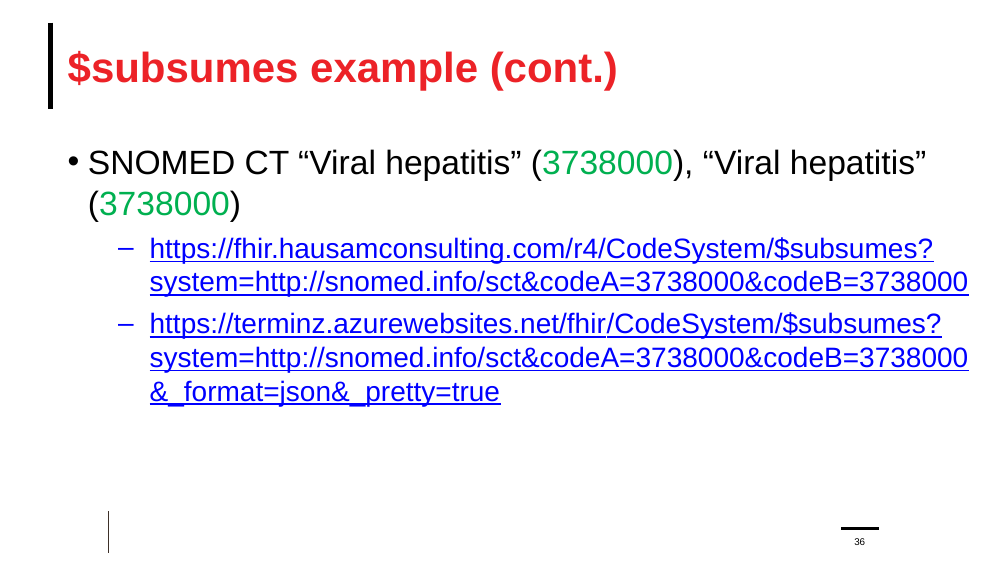
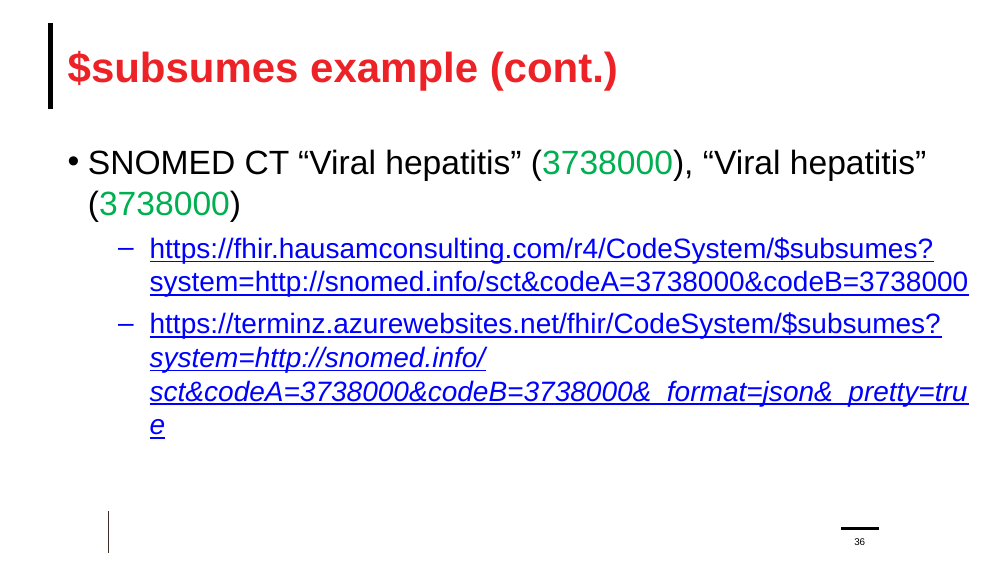
Before and after one commit to FHIR/documents, a slide deck: slide 36 of presentations/2024-04 Webinars/FHIR-Terminology-Part-2-2024-04-24.pptx. Drawn at 1008x567 pixels with LibreOffice and Linux fonts; fonts in the diff are those of the drawing; background and template pictures are left out. Boxes give left, top, right and bottom in pixels: in the first picture for what was removed or moved away, otherwise in the second. Text is boxed around its words. In the diff, an @@ line names an element or a change of style, - is before the commit and + after.

```diff
--- a/presentations/2024-04 Webinars/FHIR-Terminology-Part-2-2024-04-24.pptx
+++ b/presentations/2024-04 Webinars/FHIR-Terminology-Part-2-2024-04-24.pptx
@@ text at (150,312,968,406): text changed; italic on @@
-  – https://terminz.azurewebsites.net/fhir/CodeSystem/$subsumes?system=http://snomed.info/sct&codeA=3738000&codeB=3738000 &_format=json&_pretty=true
+  – https://terminz.azurewebsites.net/fhir/CodeSystem/$subsumes?system=http://snomed.info/sct&codeA=3738000&codeB=3738000&_format=json&_pretty=true
```
Also in this commit, not shown: 19 other slides changed.
